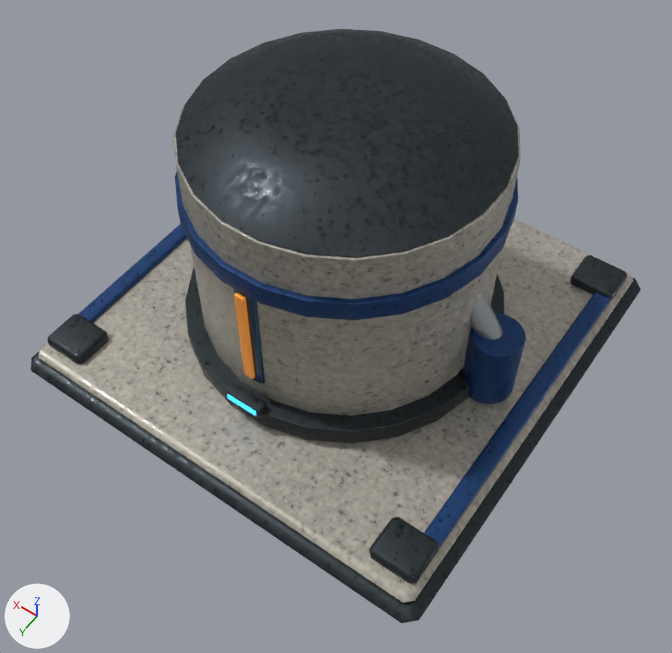
Before and after pictures for a commit that changed the glTF model assets/solis/models/solis_reservoir_d_epice.gltf.
Rendered twice from a 50 mm camera at (-2.89, 4.18, 6.56) aimed at (-0.3, 0.55, 0.85). The axes (+X, +Y, +Z) are drawn at lower left. The lights are the same throughout. The older version comes first. Where no turn or scale is listed for an object, it has been applied to the vertices. Vertices at exactly the same position are counted once.

Names of what the first picture shows: 'Building.007_Geometry'.
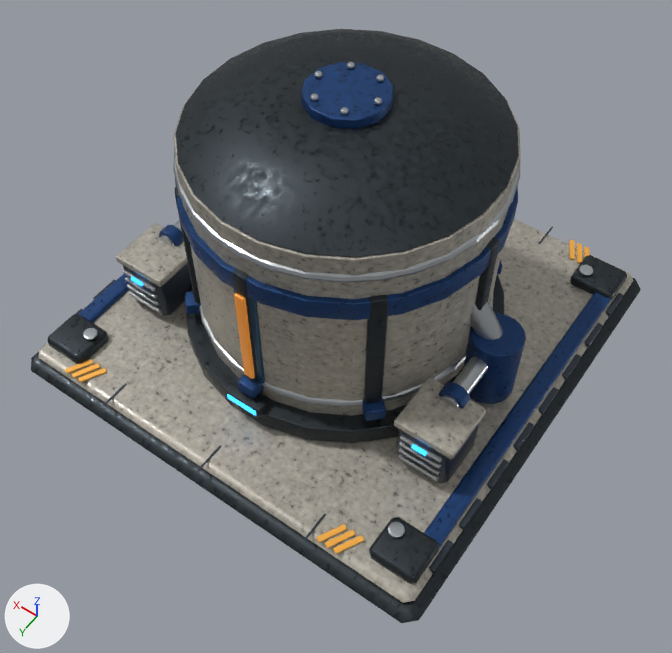
Pixel boxes (x1, y1, x2, y2) of what changed, in the pictures (672 x 653 px; the box of a moved part takes in the faces that stretch with it):
'Building.007_Geometry', reshaped, moved
    both: (31, 29, 641, 623)
part 1 of me_cobalt_foundation_rail_012, moved or reshaped
    before: (31, 278, 641, 623)
    after: (398, 454, 439, 481)
part 2 of me_cobalt_foundation_rail_012, added
    after: (173, 149, 520, 283)
part 3 of me_cobalt_foundation_rail_012, added (mostly hidden)
    after: (199, 295, 493, 406)
part 4 of me_cobalt_foundation_rail_012, moved or reshaped
    before: (470, 293, 503, 340)
    after: (470, 301, 503, 340)
part 5 of me_cobalt_foundation_rail_012, moved or reshaped
    before: (226, 383, 266, 416)
    after: (399, 447, 440, 475)
part 6 of me_cobalt_foundation_rail_012, moved or reshaped
    before: (227, 394, 256, 415)
    after: (399, 441, 441, 469)
part 7 of me_cobalt_foundation_rail_012, added
    after: (441, 356, 488, 409)
part 8 of me_cobalt_foundation_rail_012, added (mostly hidden)
    after: (160, 220, 182, 247)
part 9 of me_cobalt_foundation_rail_012, moved or reshaped
    both: (570, 255, 627, 300)
part 10 of me_cobalt_foundation_rail_012, moved or reshaped
    both: (369, 517, 439, 584)
part 11 of me_cobalt_foundation_rail_012, moved or reshaped
    both: (48, 314, 108, 364)
part 12 of me_cobalt_foundation_rail_012, moved or reshaped
    before: (185, 268, 504, 443)
    after: (186, 275, 504, 443)
part 13 of me_cobalt_foundation_rail_012, moved or reshaped
    both: (176, 29, 519, 257)
part 14 of me_cobalt_foundation_rail_012, added
    after: (226, 383, 266, 416)
part 15 of me_cobalt_foundation_rail_012, moved or reshaped
    both: (38, 219, 634, 603)
part 16 of me_cobalt_foundation_rail_012, moved or reshaped
    both: (173, 84, 521, 416)
part 17 of me_cobalt_foundation_rail_012, moved or reshaped
    both: (424, 293, 611, 550)
part 18 of me_cobalt_foundation_rail_012, moved or reshaped
    before: (79, 224, 187, 323)
    after: (79, 274, 129, 323)
part 19 of me_cobalt_foundation_rail_012, moved or reshaped
    before: (175, 171, 518, 320)
    after: (175, 179, 518, 320)
part 20 of me_cobalt_foundation_rail_012, built on
    before: (463, 313, 526, 404)
    after: (31, 62, 641, 623)

The change, as a list of edits to the scene's bpy script:
```text
Change me_cobalt_foundation_rail_012:
    remove me_cobalt_foundation_rail_012.from_pydata(...)  # 928 vertices, 1776 faces; spans x -0.21..3.71, y -1.96..1.96, z -0.3..2.25
    add me_cobalt_foundation_rail_012.from_pydata(...)  # 3552 vertices, 6680 faces; spans x -0.58..3.34, y -2.97..0.95, z -0.43..2.23
    me_cobalt_foundation_rail_012 part 1: the loose piece of 24 vertices spanning x -0.21..3.71, y -1.96..1.96, z -0.3..-0.1 is scaled about its middle by (0.0894, 0.00598, 0.18), then moved by (-1.75, 0.0, 0.2), in mat_solis_machined (grey #b3b8bc)
    me_cobalt_foundation_rail_012 part 2: a new loose piece, a torus around z (ring radius 1.198, tube radius 0.035) spanning x 0.147..2.613, y -2.243..0.223, z 1.629..1.699, in mat_solis_machined (grey #b3b8bc)
    me_cobalt_foundation_rail_012 part 3: a new loose piece, a torus around z (ring radius 1.198, tube radius 0.035) spanning x 0.147..2.613, y -2.243..0.223, z 0.198..0.268, in mat_solis_machined (grey #b3b8bc)
    me_cobalt_foundation_rail_012 part 4: the loose piece of 48 vertices spanning x 0.28..0.82, y -0.1..0.1, z 0.53..1.17 is moved by (-0.37, -1.01, -0.13)
    me_cobalt_foundation_rail_012 part 5: the loose piece of 24 vertices spanning x 1.59..1.91, y 1.28..1.38, z 0.17..0.26 is scaled about its middle by (1.08, 0.256, 0.36), then moved by (-1.75, -1.33, -0.13), in mat_solis_machined (grey #b3b8bc)
    me_cobalt_foundation_rail_012 part 6: the loose piece of 24 vertices spanning x 1.61..1.89, y 1.33..1.39, z 0.19..0.25 is scaled about its middle by (1.25, 0.368, 0.569), then moved by (-1.75, -1.36, -0.04), in mat_solis_machined (grey #b3b8bc)
    me_cobalt_foundation_rail_012 part 7: the loose piece of 48 vertices spanning x 0.28..0.82, y -0.1..0.1, z 0.53..1.17 is copied, and the copy is multiplied about its middle by the matrix ((0.0, -0.742, 0.0), (0.572, 0.0, 0.788), (-0.601, 0.0, 0.436)), then moved by (-0.55, -0.68, -0.45); it spans x -0.07..0.07, y -1.01..-0.36, z 0.33..0.47
    me_cobalt_foundation_rail_012 part 8: the loose piece of 48 vertices spanning x 2.68..3.22, y -0.1..0.1, z 0.53..1.17 is copied, and the copy is multiplied about its middle by the matrix ((0.0, 0.742, 0.0), (-0.572, 0.0, 0.788), (0.601, 0.0, 0.436)), then moved by (-0.19, -0.68, -0.45); it spans x 2.69..2.83, y -1.01..-0.36, z 0.33..0.47
    me_cobalt_foundation_rail_012 part 9: the loose piece of 24 vertices spanning x -0.08..0.32, y -1.76..-1.4, z -0.05..0.08 is moved by (-0.37, -1.01, -0.13)
    me_cobalt_foundation_rail_012 part 10: the loose piece of 24 vertices spanning x -0.08..0.32, y 1.4..1.76, z -0.05..0.08 is moved by (-0.37, -1.01, -0.13)
    me_cobalt_foundation_rail_012 part 11: the loose piece of 24 vertices spanning x 3.18..3.58, y 1.4..1.76, z -0.05..0.08 is moved by (-0.37, -1.01, -0.13)
    me_cobalt_foundation_rail_012 part 12: the loose piece of 96 vertices spanning x 0.41..3.09, y -1.34..1.34, z 0.01..0.19 is moved by (-0.37, -1.01, -0.13)
    me_cobalt_foundation_rail_012 part 13: the loose piece of 96 vertices spanning x 0.57..2.93, y -1.18..1.18, z 1.97..2.25 is moved by (-0.37, -1.01, -0.13)
    me_cobalt_foundation_rail_012 part 14: the loose piece of 24 vertices spanning x 1.59..1.91, y 1.28..1.38, z 0.17..0.26 is copied, and the copy is moved by (-0.37, -1.01, -0.13); it spans x 1.22..1.54, y 0.27..0.37, z 0.04..0.13
    me_cobalt_foundation_rail_012 part 15: the loose piece of 24 vertices spanning x -0.13..3.63, y -1.88..1.88, z -0.13..-0.01 is moved by (-0.37, -1.01, -0.13)
    me_cobalt_foundation_rail_012 part 16: the loose piece of 96 vertices spanning x 0.55..2.95, y -1.2..1.2, z 0.01..1.97 is moved by (-0.37, -1.01, -0.13)
    me_cobalt_foundation_rail_012 part 17: the loose piece of 24 vertices spanning x -0.08..0.08, y -1.73..1.73, z -0.04..0.04 is moved by (-0.37, -1.01, -0.13)
    me_cobalt_foundation_rail_012 part 18: the loose piece of 24 vertices spanning x 3.42..3.58, y -1.73..1.73, z -0.04..0.04 is moved by (-0.37, -1.01, -0.13)
    me_cobalt_foundation_rail_012 part 19: the loose piece of 96 vertices spanning x 0.51..2.99, y -1.24..1.24, z 1.41..1.59 is moved by (-0.37, -1.01, -0.13)
    me_cobalt_foundation_rail_012 part 20: 160 vertices removed from x 0.14..3.36, y -0.21..0.21, z 0.06..0.7; 2152 vertices added at x -0.58..3.34, y -2.97..0.95, z -0.43..2.23
    other edits to the shape of me_cobalt_foundation_rail_012 do not show in these pictures
    add me_cobalt_foundation_rail_012.materials.append(mat_solis_anodized)  # greyish blue #3c444f
    add me_cobalt_foundation_rail_012.materials.append(mat_solis_amber_safety)  # orange #f6af42
Change ob_building_007_geometry:
    ob_building_007_geometry.location: (-1.75, 0.0, 0.3) -> (-1.38, 1.01, 0.43)
```
